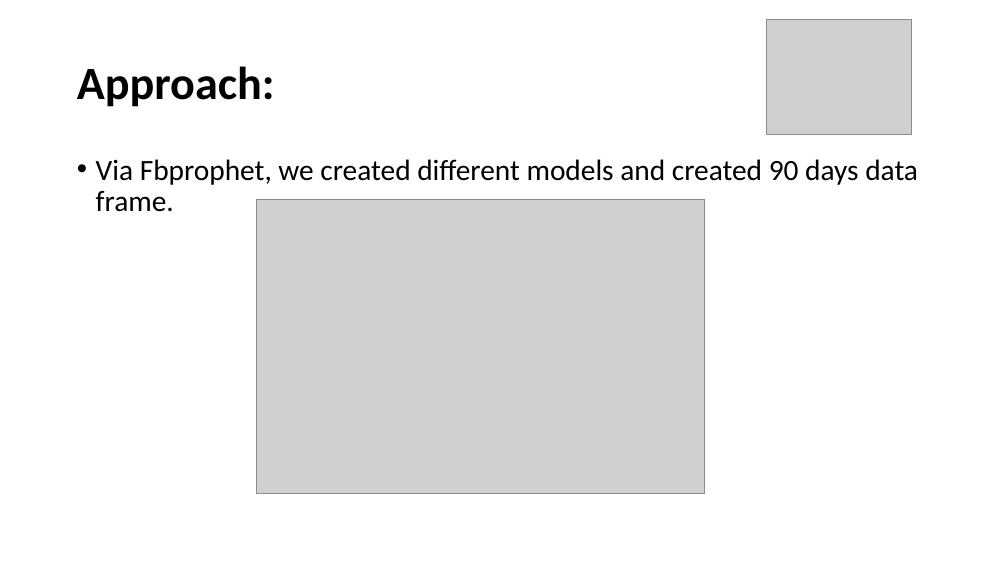
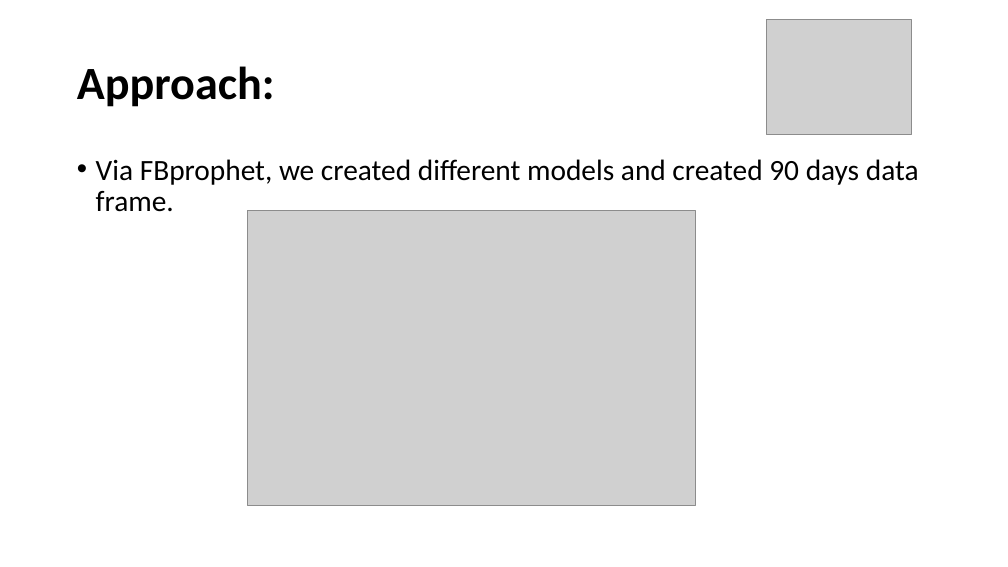
Before and after one commit to ahmadfarouk/FinalProject, a slide deck: slide 4 of Presentation.pptx. Drawn at 1008x567 pixels with LibreOffice and Linux fonts; fonts in the diff are those of the drawing; grey boxes stand for pictures. Boxes give left, top, right and bottom in pixels: in the first picture for what was removed or moved away, otherwise in the second. Text is boxed around its words. In the diff, an @@ line names an element or a change of style, - is before the commit and + after.

```diff
--- a/Presentation.pptx
+++ b/Presentation.pptx
@@ text at bbox=[96, 159, 919, 212]: text changed @@
-• Via Fbprophet, we created different models and created 90 days data frame.
+• Via FBprophet, we created different models and created 90 days data frame.
@@ picture: place and size @@
-picture at bbox=[257, 199, 706, 494]
+picture at bbox=[247, 210, 696, 505]
```
Also in this commit, not shown: 5 other slides changed.
